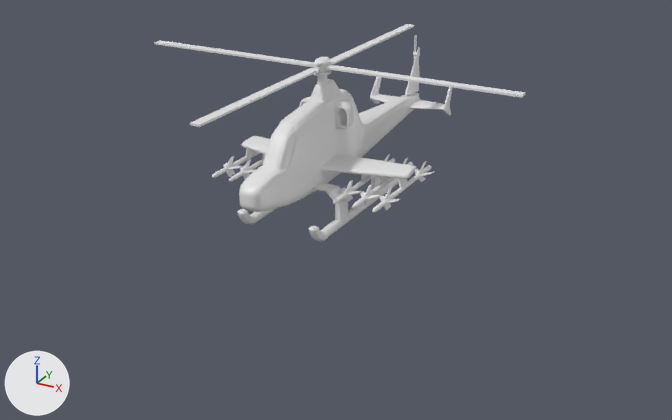
An edit to the Blender file helicoptero.blend, drawn before and after from the same camera.
Both versions are drawn from a camera (50 mm lens) standing at (28.8, -52.9, 24.2) and looking at (0.4, -1.4, -1.5). The lights are fixed; the arrows at lower left show +X, +Y and +Z.

Names of what the first picture shows: 'Helicopter Body', 'Landing Skids', 'Main Rotor', 'Missiles'.
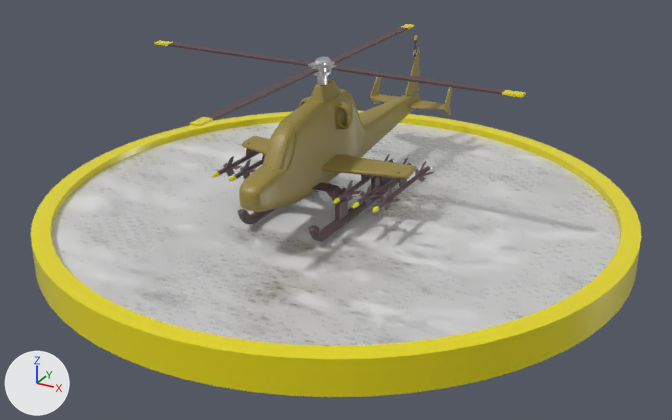
Edits to the bpy script that builds the scene:
```text
Change me_cylinder_002:
    where me_cylinder_002.from_pydata(...)  # 912 vertices, 892 faces; spans x -3.04..3.04, y -3.84..-1.29, z -15.87..-2.96
    add me_cylinder_002.materials.append(mat_black)  # brown #5a464c
Change me_cylinder_005:
    where me_cylinder_005.from_pydata(...)  # 3612 vertices, 3432 faces; spans x -6.79..6.79, y -1.43..0.38, z 3.28..9.18
    used by ob_missiles; location = (-1.09, -9.94, 1.48); rotation_euler = (1.571, 0.0, 3.142), in degrees (90, 0, 180); scale = (1.0, 1.0, 1.5)
    me_cylinder_005 part 1: all 1692 faces centred in x -6.79..6.79, y -1.43..0.38, z 4.04..8.67 switch from no material to mat_black (brown #5a464c)
    me_cylinder_005 part 2: all 966 faces centred in x -6.28..6.28, y -0.92..-0.61, z 3.28..3.63 switch from no material to mat_yellow (yellow #e7d910)
    add me_cylinder_005.materials.append(mat_metal)  # white #e7e7e7
Change me_cube:
    where me_cube.from_pydata(...)  # 475 vertices, 470 faces; spans x -6.5..6.5, y -9.9..15.7, z -1.8..5.4
    remove me_cube.materials.append(mat_material)  # white #e7e7e7
    add me_cube.materials.append(mat_helicopter)  # yellow #998740
Change me_cylinder:
    where me_cylinder.from_pydata(...)  # 488 vertices, 458 faces; spans x -13.8..13.8, y -14.0..14.0, z -4.4..0.6
    me_cylinder part 3: all 14 faces centred in x -6.7, y -0.3..0.3, z 0.1..0.2 switch from no material to mat_black (brown #5a464c)
    me_cylinder part 4: all 14 faces centred in x -0.3..0.3, y -6.9, z 0.1..0.2 switch from no material to mat_black (brown #5a464c)
    me_cylinder part 5: all 14 faces centred in x -0.3..0.3, y 6.9, z 0.1..0.2 switch from no material to mat_black (brown #5a464c)
    me_cylinder part 6: all 14 faces centred in x 6.7, y -0.3..0.3, z 0.1..0.2 switch from no material to mat_black (brown #5a464c)
    me_cylinder part 7: all 20 faces centred in x -13.8..-13.2, y -0.3..0.3, z 0.1..0.2 switch from no material to mat_yellow (yellow #e7d910)
    me_cylinder part 8: all 20 faces centred in x -0.3..0.3, y -14.0..-13.3, z 0.1..0.2 switch from no material to mat_yellow (yellow #e7d910)
    me_cylinder part 9: all 20 faces centred in x -0.3..0.3, y 13.3..14.0, z 0.1..0.2 switch from no material to mat_yellow (yellow #e7d910)
    me_cylinder part 10: all 20 faces centred in x 13.2..13.8, y -0.3..0.3, z 0.1..0.2 switch from no material to mat_yellow (yellow #e7d910)
    add me_cylinder.materials.append(mat_metal)  # white #e7e7e7
Add ob_cylinder:
    ob_cylinder = bpy.data.objects.new('Cylinder', me_cylinder_003)  # 512 vertices, 450 faces; spans x -1.0..1.0, y -1.0..1.0, z -1.0..1.63; in mat_base (its picture is missing), mat_yellow (yellow #e7d910)
    ob_cylinder.location = (-0.41, 0.15, -2.86)
    ob_cylinder.rotation_euler = (0.0, 3.142, 0.0)  # degrees (0, 180, 0)
    ob_cylinder.scale = (20.6, 20.6, -0.879)
```

Pixel boxes [x1, y1, x2, y2] of what changed, in the pictures (672 x 420 px):
'Cylinder', added: after [31, 111, 641, 397]
    faces in mat_base (its picture is missing): [52, 122, 620, 346]
    faces in mat_yellow (yellow #e7d910): [31, 111, 641, 397]
'Helicopter Body', recoloured (white to yellow): [239, 47, 452, 212] in both
'Landing Skids', recoloured: [238, 176, 399, 241] in both
part 1 of me_cylinder_005, recoloured: [217, 143, 435, 210] in both
part 2 of me_cylinder_005, recoloured: [212, 172, 379, 213] in both
part 3 of me_cylinder, recoloured: [168, 42, 312, 66] in both
part 4 of me_cylinder, recoloured: [204, 68, 319, 121] in both
part 5 of me_cylinder, recoloured: [330, 27, 408, 64] in both
part 6 of me_cylinder, recoloured: [332, 66, 505, 95] in both
part 7 of me_cylinder, recoloured: [154, 40, 173, 46] in both
part 8 of me_cylinder, recoloured: [190, 117, 213, 127] in both
part 9 of me_cylinder, recoloured: [401, 24, 415, 29] in both
part 10 of me_cylinder, recoloured: [502, 90, 526, 98] in both
